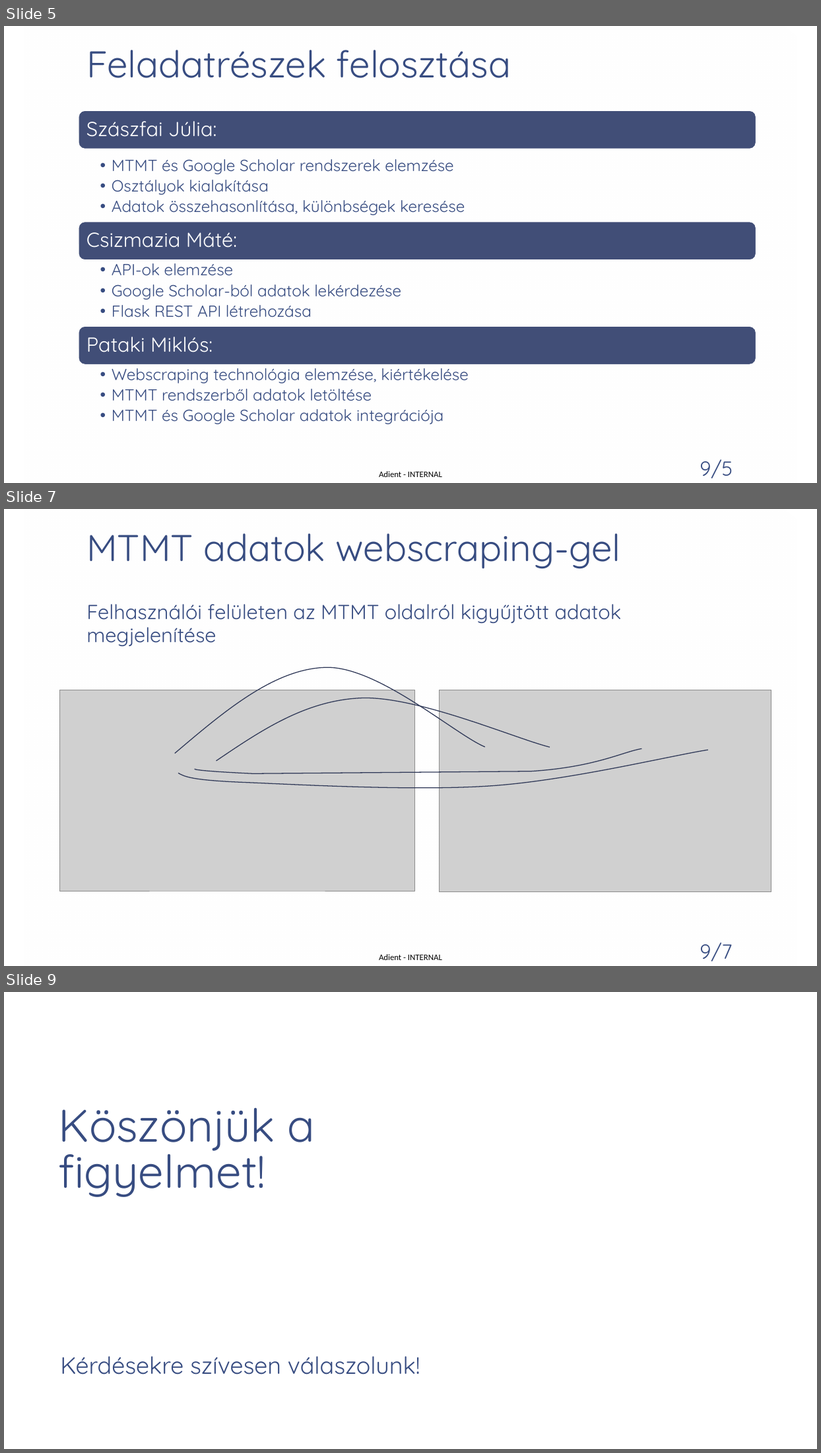
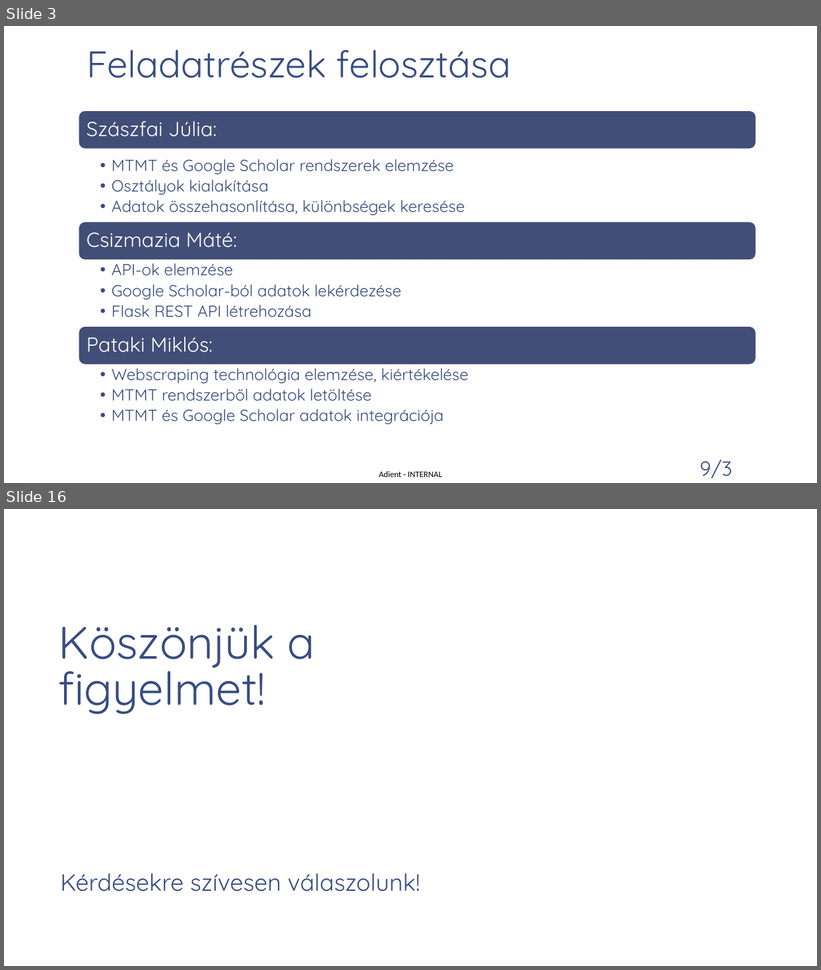
Before and after one commit to patmik2012/PubSync, a slide deck: Publikációs listák szinkronizálása.pptx. Shown one above the other, each under a label of ours: slides 5, 7 and 9 before the commit, slides 3 and 16 after it; the slides between them are not shown. The pictures are 821x1453 and 821x970 pixels, drawn with LibreOffice and Linux fonts; fonts in the diff are those of the drawing; grey boxes stand for pictures; background and template pictures are left out. Boxes give left, top, right and bottom in pixels: in the first picture for what was removed or moved away, otherwise in the second. Text is boxed around its words. In the diff, an @@ line names an element or a change of style, - is before the commit and + after.

```diff
--- a/Publikációs listák szinkronizálása.pptx
+++ b/Publikációs listák szinkronizálása.pptx
@@ slide 7 removed at <box>4,509,817,966</box>, background picture (left out); not listed: 3 template elements that a slide beside it also shows @@
@@ title removed at <box>86,533,621,569</box> @@
-MTMT adatok webscraping-gel
@@ text removed at <box>86,604,622,646</box> @@
-Felhasználói felületen az MTMT oldalról kigyűjtött adatok megjelenítése
@@ freeform shape removed at <box>175,667,485,754</box> @@
@@ picture removed at <box>59,690,415,891</box> @@
@@ freeform shape removed at <box>217,698,550,761</box> @@
@@ picture removed at <box>440,690,772,892</box> @@
@@ freeform shape removed at <box>178,750,708,788</box> @@
@@ freeform shape removed at <box>194,749,642,774</box> @@
@@ what was slide 5 is now slide 3 @@
@@ page number at <box>700,460,732,479</box>: text changed @@
-9/5
+9/3
@@ what was slide 9 is now slide 16 @@
```
Also in this commit, not shown: 1 slide changed, 11 slides added, 3 other slides removed, 2 other files.
